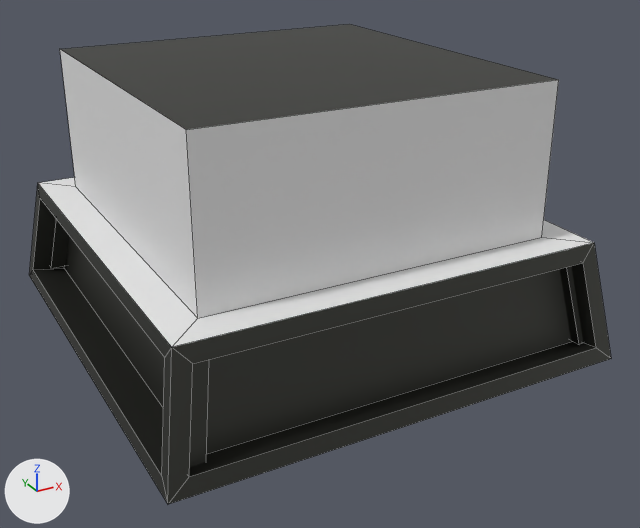
The FBX model Assets/Resources/Meshes/Assembler2.fbx as it was, and as the next commit left it.
Camera for both pictures: a camera (50 mm lens) standing at (1.915, -5.245, 0.487) and looking at (2.364, -4.428, 0.079). Arrows for +X, +Y and +Z are at lower left; the lights stay in place. Mesh edges are drawn as thin lines. Where no turn or scale is listed for an object, it has been applied to the vertices.

Names of what the first picture shows: 'Assembler2'.
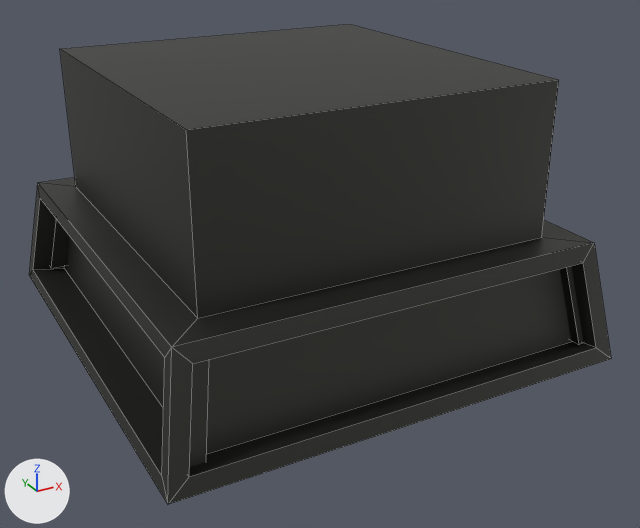
The newer file is also turned or shifted as a whole; pictures and numbers use the older file's frame.

Boxes (x1, y1, x2, y2) around the edits, measured in the pictures (640 x 528 px):
part 1 of me_cube_006, recoloured (grey to black)
    both: (38, 49, 594, 347)

The change in detail:
me_cube_006 has 48 vertices, 46 faces and spans x -0.256..0.256, y -0.267..0.267, z 0.0..0.301.
me_cube_006 is used by ob_assembler2; location (2.35, -4.385, 0.0).
me_cube_006 part 1: all 8 faces that had it switch from mat_playercolor (white #e7e7e7) to mat_unitframematerial (picture img_paletteunits_png).
